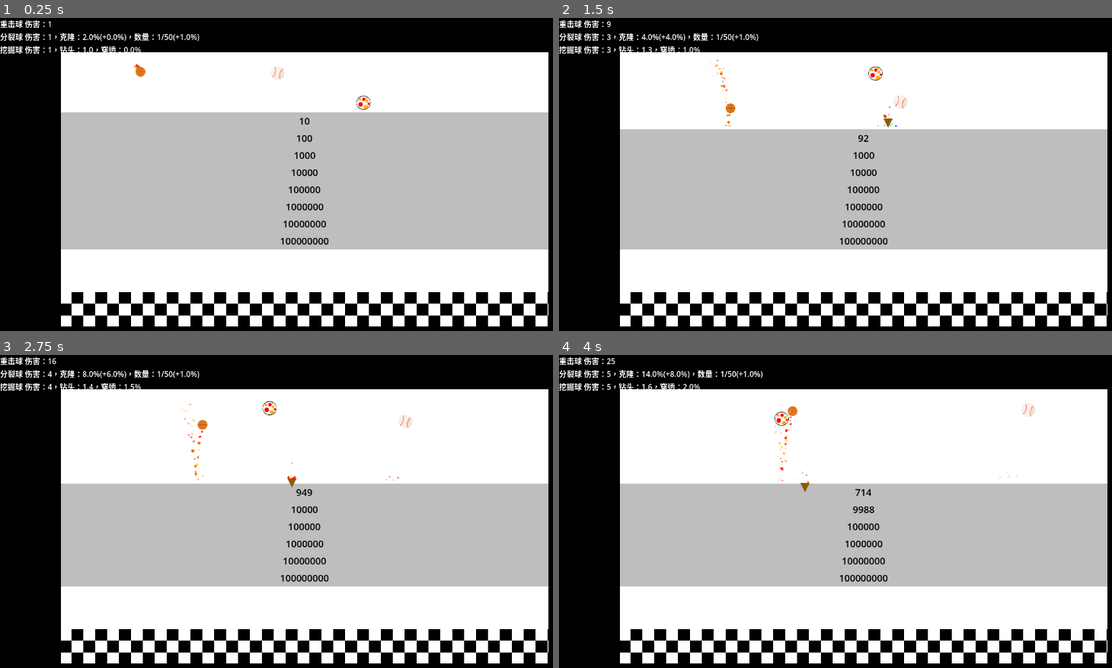
Above: before the commit, frames 1-4 (two rows, left to right).
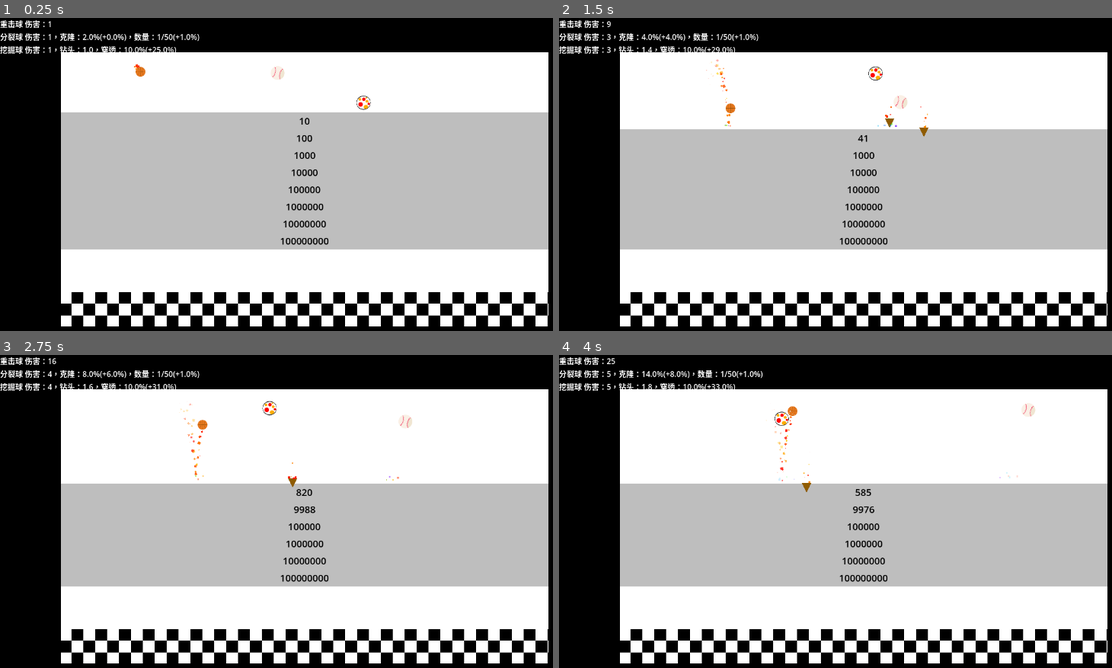
Above: after the commit, the same moments.

Repository: Rundll86/fallingballs
Game: Godot game, scene res://components/World.tscn
Same seed, same stepped clock (60 frames per second), same inputs: the game is played once before the commit and once after it. The engine's default icon, where the game draws it, is replaced by a stand-in: a white triangle on a blue panel in a dark square.
Inputs:
- Up to frame 1 (0.25 s): no input
- Up to frame 2 (1.5 s): no input
- Up to frame 3 (2.75 s): no input
- Up to frame 4 (4 s): no input

The runs differ from the first frame. In frame 1, 0.1% of the frame differs, in the area x 22-32%, y 9-11%; in frame 2, 0.2%; in frame 3, 0.2%, in the area x 16-58%, y 9-51%; in frame 4, 0.2%.

Commit message:
feat(DrillBall): 增加穿透率增长机制并优化伤害计算
移除基于bounceTime的伤害计算，改为固定增长机制
添加penerateIncreaseRate控制穿透率增长概率
更新状态显示信息以包含穿透率增长信息

Diff:
--- a/scripts/Contents/Balls/DrillBall.gd
+++ b/scripts/Contents/Balls/DrillBall.gd
@@ -3,17 +3,23 @@
 
 var count = 1.0
 var penerate = 0.1
+var penerateIncreaseRate = 0.25
 
 func onAttack(_wall: WallBase):
 	for i in floor(count):
 		get_parent().call_deferred("add_child", BulletBase.create("Drill", self, position - Vector2((radius * count) ** (1.0 / 1.5) * randf_range(-1, 1), 0), deg_to_rad(90)))
+	count += 0.2
+	if randf() < penerateIncreaseRate:
+		penerate = clamp(penerate + 0.01, 0, 1)
+		penerateIncreaseRate -= 0.01
+	else:
+		penerateIncreaseRate += 0.02
 func getDamage():
-	count = bounceTime * 0.15 + 1
-	penerate = clamp(bounceTime * 0.005, 0, 1)
 	return bounceTime + 1
 func applyInfo():
-	return "伤害：%s，钻头：%s，穿透：%s" % [
+	return "伤害：%s，钻头：%s，穿透：%s(+%s)" % [
 		intValue(getDamage()),
 		floatValue(count),
-		percentValue(penerate)
+		percentValue(penerate),
+		percentValue(penerateIncreaseRate)
 	]
